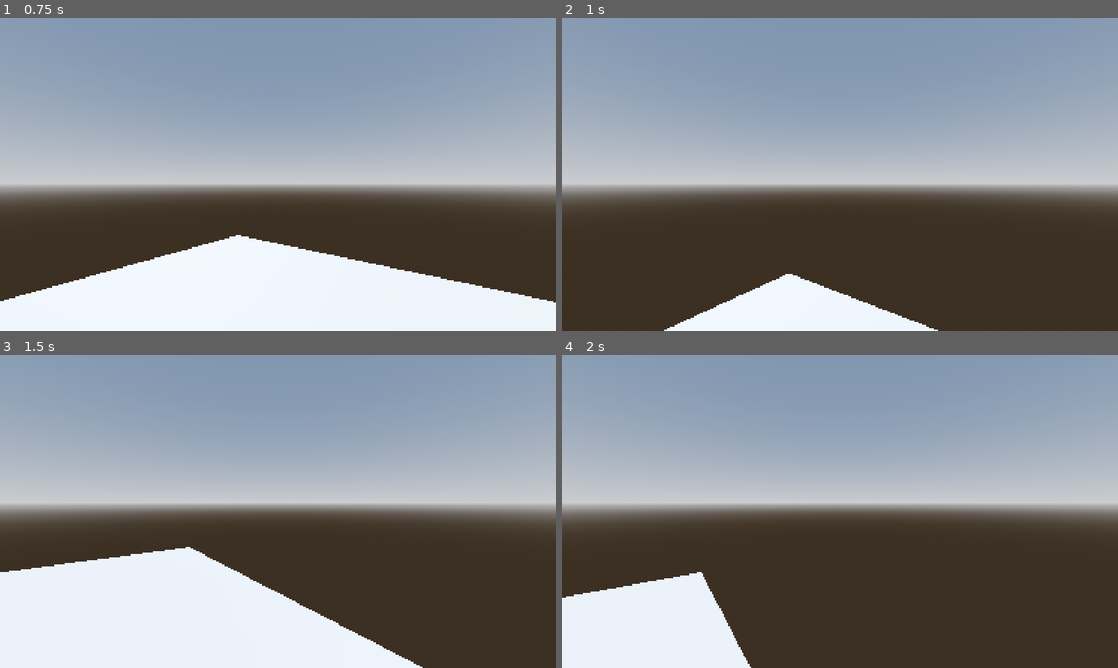
Above: before the commit, frames 1-4 (two rows, left to right).
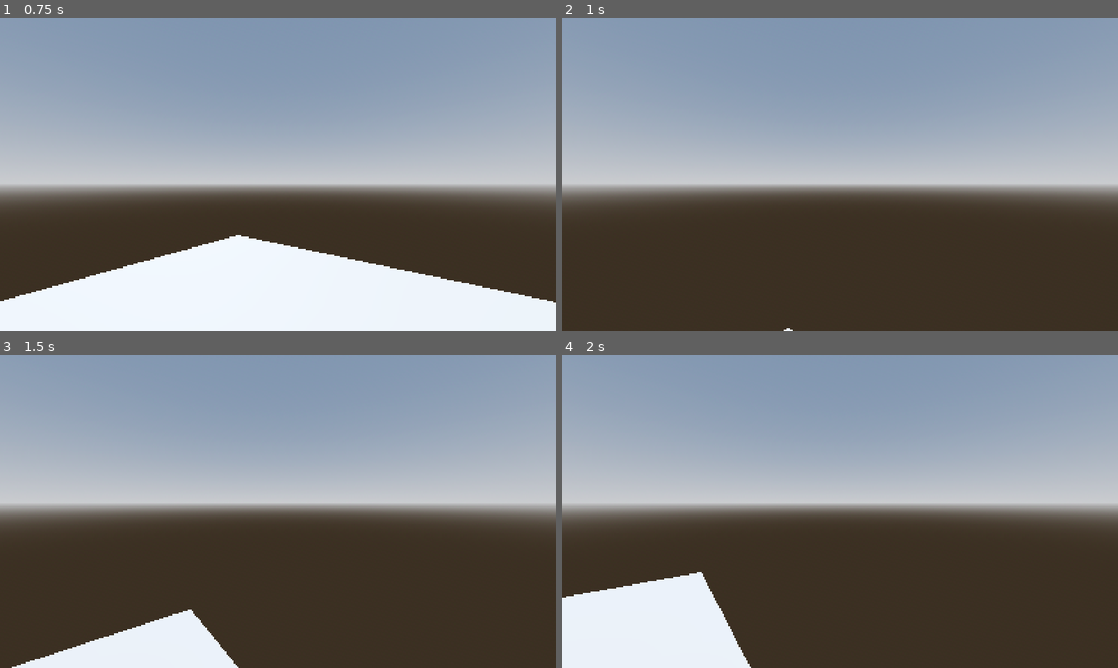
Above: after the commit, the same moments.

Repository: PixelSaver/WannaFall
Game: Godot game, scene res://Scenes/world.tscn
Same seed, same stepped clock (60 frames per second), same inputs: the game is played once before the commit and once after it.
Inputs (mouse positions are in pixels of both pictures, inside the frame that each line leads up to):
- Up to frame 1 (0.75 s): tap Enter at 0.5 s; move the mouse to (305, 174) at 0.52 s; press the mouse at (305, 174) at 0.53 s; hold W (up) from 0.53 s (still down)
- Up to frame 2 (1 s): keep holding W (up); tap Space (jump) at 0.77 s
- Up to frame 3 (1.5 s): keep holding W (up); move the mouse to (250, 511) at 1.27 s; release the mouse at (250, 511) at 1.28 s; click (250, 511) at 1.35 s
- Up to frame 4 (2 s): keep holding W (up); tap Space (jump) at 1.52 s

Frame 1 is identical in both runs. In frame 2, 4.6% of the frame differs, in the area x 18-68%, y 81-100%; in frame 3, 16%, in the area x 0-76%, y 61-100%; in frame 4, nothing differs.

Commit message:
messing around with tuning

Diff:
--- a/Scripts/player.gd
+++ b/Scripts/player.gd
@@ -2,7 +2,7 @@
 
 
 const SPEED = 5.0
-const JUMP_VELOCITY = 4.5
+const JUMP_VELOCITY = 10
 const GRAVITY = Vector3.DOWN * 20.
 @export var mouse_sensitivity : float = .01
 @onready var head: Node3D = $Head
@@ -60,12 +60,13 @@
 			if hold.click_held == Hold.Click.LEFT:
 				attracting_holds.erase(hold)
 
-var spring_strength:float = 30
-var damping:float = 3
+var spring_strength:float = 20
+var damping:float = 9
+var softness:float = 0.1
 func attract_to_holds(delta:float):
 	if attracting_holds.size() == 0: return
 	for hold in attracting_holds:
 		var vec_to = self.global_position.direction_to(hold.global_position)
 		var dist = self.global_position.distance_to(hold.global_position)
-		velocity += vec_to * dist * spring_strength * delta
+		velocity += vec_to * spring_strength * delta * (dist)
 		velocity -= velocity * damping * delta
